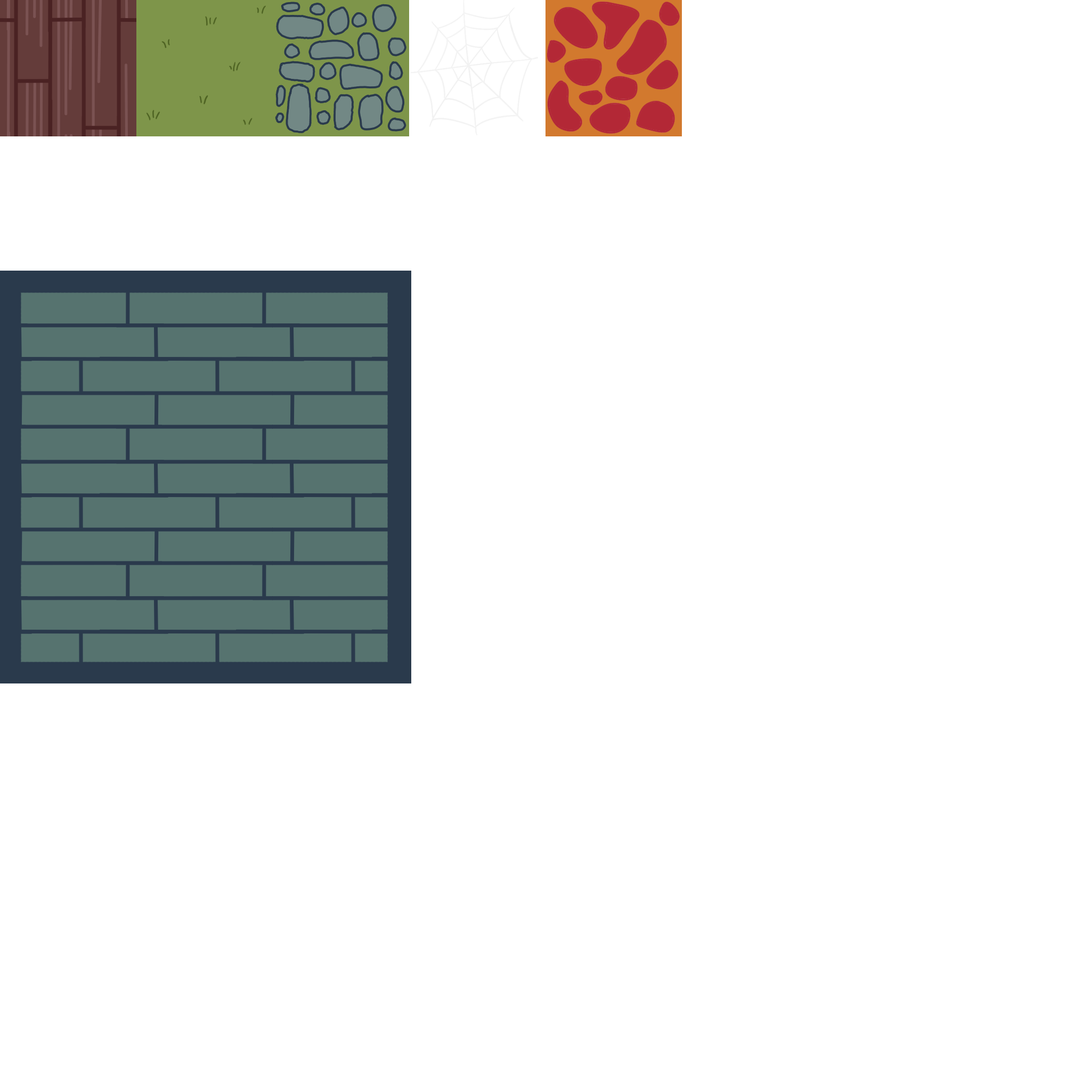
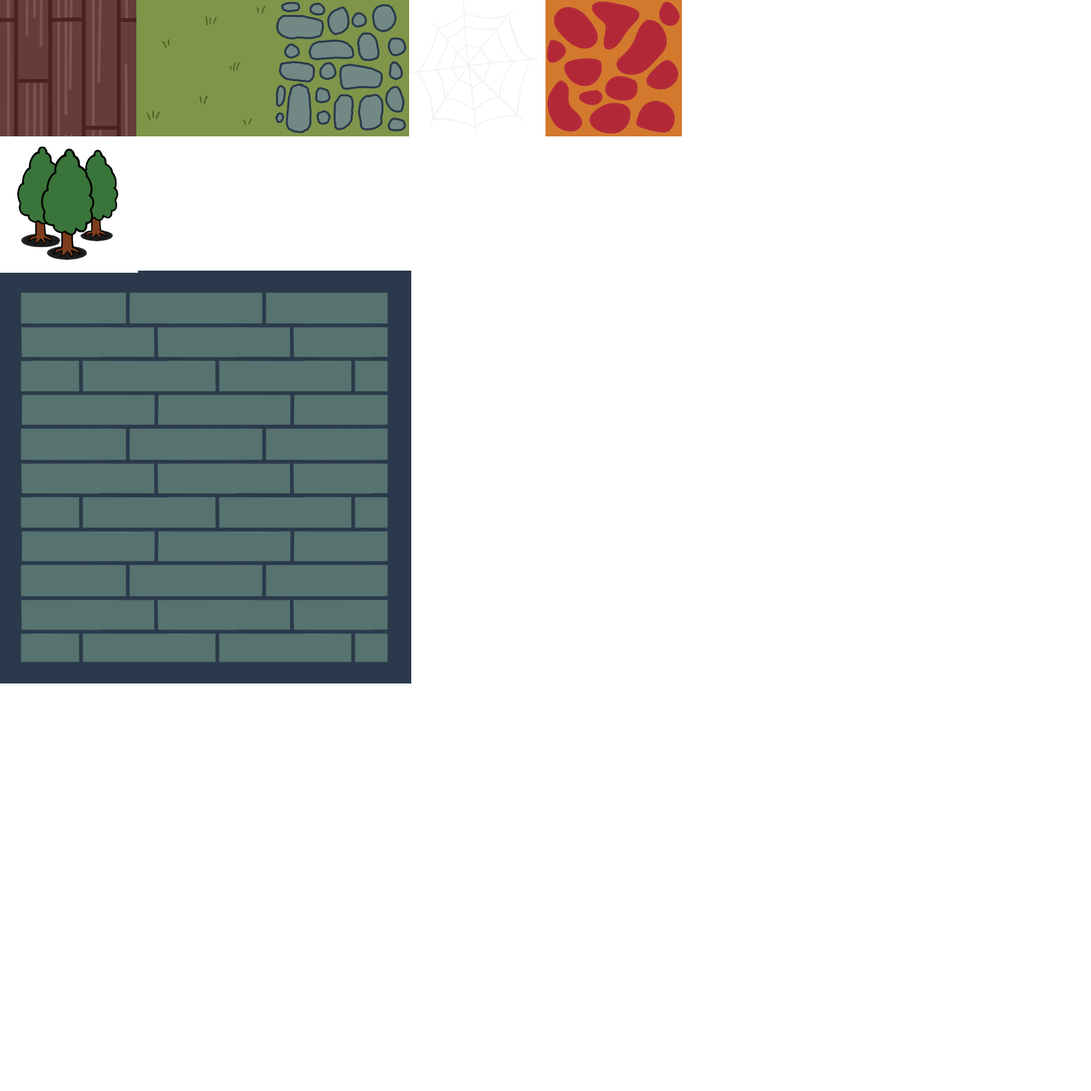
Layers edited between the first and the second w=1091, h=1091 image:
added group "forest" with 1 layers in group "tiles p=./tiles e=png s=50 t=no" over [11, 146, 139, 273]
added layer "Background" (1st of 2, in "tiles p=./tiles e=png s=50 t=no" › "forest") in group "forest" over [11, 146, 139, 273]
painted on "edges" over [0, 238, 139, 273]
painted on "lines" over [0, 238, 139, 273]
painted on "color" over [0, 244, 139, 273]
